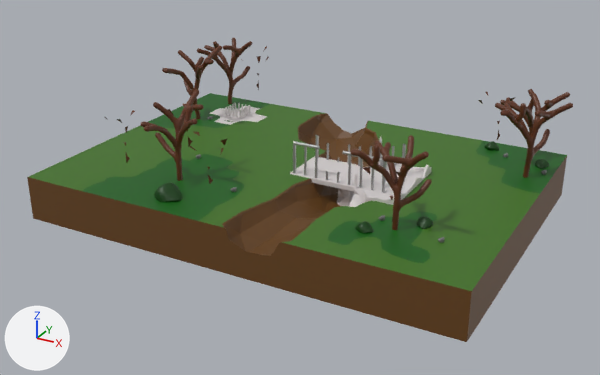
An edit to the Blender file Assets/BlenderFiles/Maps/Chapter4FieldMap.blend, drawn before and after from the same camera.
One viewpoint serves both versions: a 50 mm lens placed at (33.0, -61.1, 28.3), pointed at (-0.5, -0.2, -2.2). Every picture has the same lights, and +X, +Y and +Z are marked at lower left. The picture after the commit comes second.

In view in the first picture: 'BaseGroundCubeDug', 'Bridge.001', 'Ruins', 'RuinsGround', 'Tree', 'Tree.001', 'Tree.002', 'Tree.003', 'Tree.004', 'Tree.005' and 11 more.
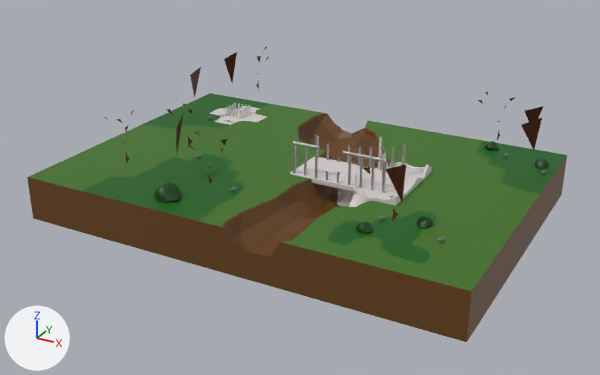
Where the change shows, as pixel boxes [x1, y1, x2, y2] in the pictures (600 x 375 px):
'Tree.005', modifiers changed (21% narrower, 20% shorter): before [351, 92, 516, 230]; after [386, 92, 516, 202]
'Tree.004', modifiers changed: before [105, 93, 573, 178]; after [105, 110, 542, 163]
'Tree', modifiers changed (27% narrower, 22% shorter): before [141, 46, 269, 181]; after [176, 46, 269, 151]
'Tree.003', modifiers changed (13% narrower, 8% shorter): before [197, 38, 403, 222]; after [224, 52, 403, 221]
'Tree.002', modifiers changed: before [162, 46, 228, 184]; after [190, 67, 228, 184]
'Tree.001', modifiers changed: before [168, 89, 570, 152]; after [167, 104, 544, 147]

The edits, one by one:
Object 'Tree' (ob_tree) gains a DECIMATE modifier named 'Decimate'.
Modifier setting: ratio = 0.05.
Object 'Tree.001' (ob_tree_001) gains a DECIMATE modifier named 'Decimate'.
Modifier setting: ratio = 0.05.
Object 'Tree.002' (ob_tree_002) gains a DECIMATE modifier named 'Decimate'.
Modifier setting: ratio = 0.05.
Object 'Tree.003' (ob_tree_003) gains a DECIMATE modifier named 'Decimate'.
Modifier setting: ratio = 0.05.
Object 'Tree.004' (ob_tree_004) gains a DECIMATE modifier named 'Decimate'.
Modifier setting: ratio = 0.05.
Object 'Tree.005' (ob_tree_005) gains a DECIMATE modifier named 'Decimate'.
Modifier setting: ratio = 0.05.
